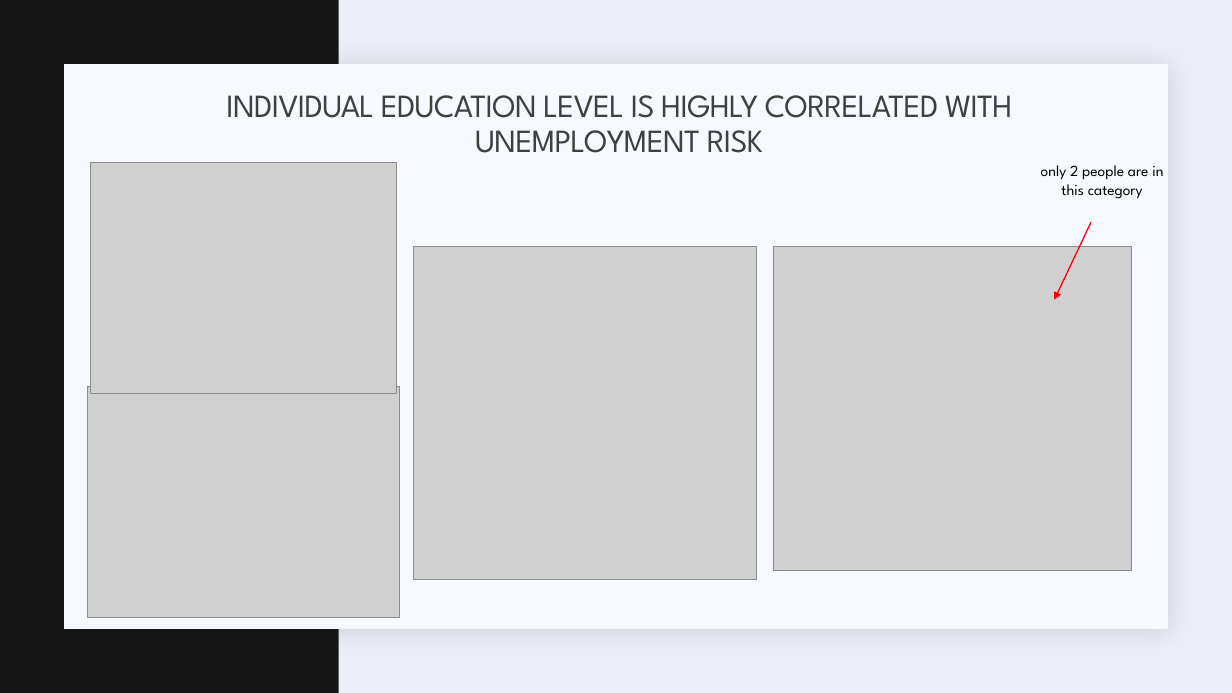
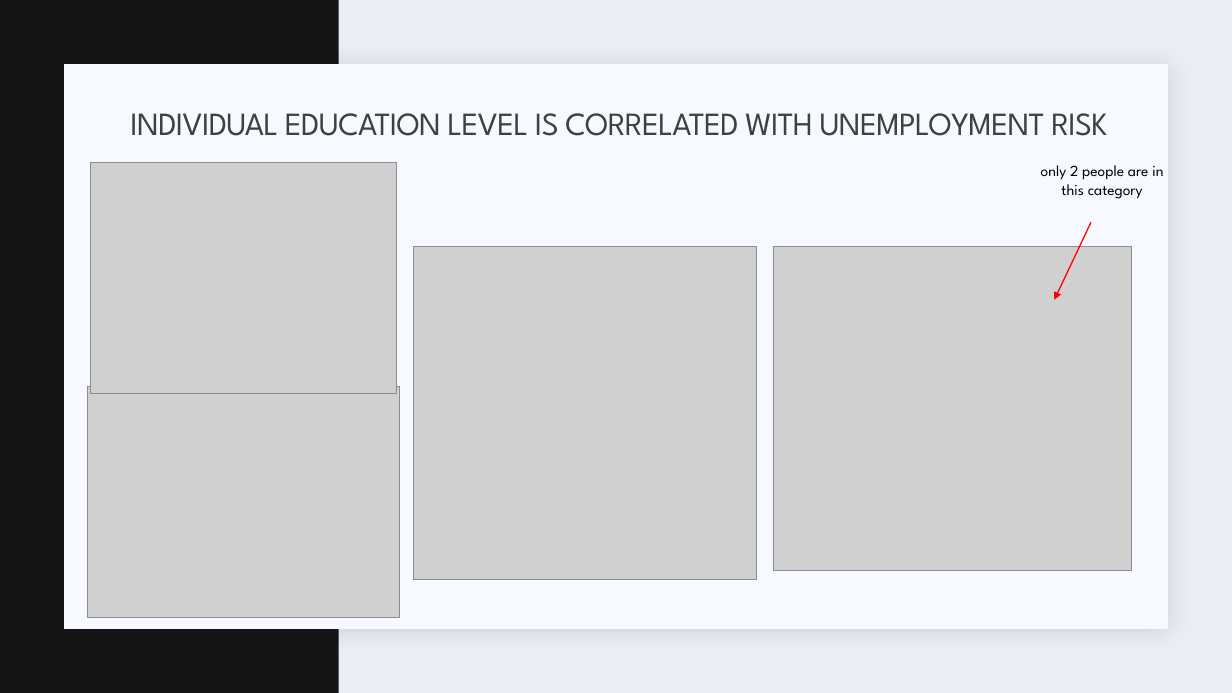
Before and after one commit to hehill/Project1_Team3, a slide deck: slide 8 of Presentation/Presentation_draft.pptx (slide 9 before the commit). Drawn at 1232x693 pixels with LibreOffice and Linux fonts; fonts in the diff are those of the drawing; grey boxes stand for pictures. Boxes give left, top, right and bottom in pixels: in the first picture for what was removed or moved away, otherwise in the second. Text is boxed around its words. In the diff, an @@ line names an element or a change of style, - is before the commit and + after.

```diff
--- a/Presentation/Presentation_draft.pptx
+++ b/Presentation/Presentation_draft.pptx
@@ title at box(130, 113, 1107, 136): text changed @@
-INDIVIDUAL EDUCATION LEVEL IS HIGHLY CORRELATED WITH UNEMPLOYMENT RISK
+INDIVIDUAL EDUCATION LEVEL IS CORRELATED WITH UNEMPLOYMENT RISK
```
Also in this commit, not shown: 2 other slides changed, 1 slide added, 1 slide removed, 5 other files.
